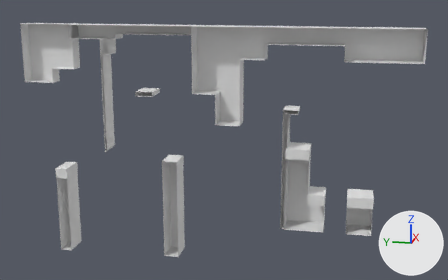
Two versions of the FBX model Assets/Nivel_3/Pantalla 13/Pantalla 13 Carton.fbx, one commit apart.
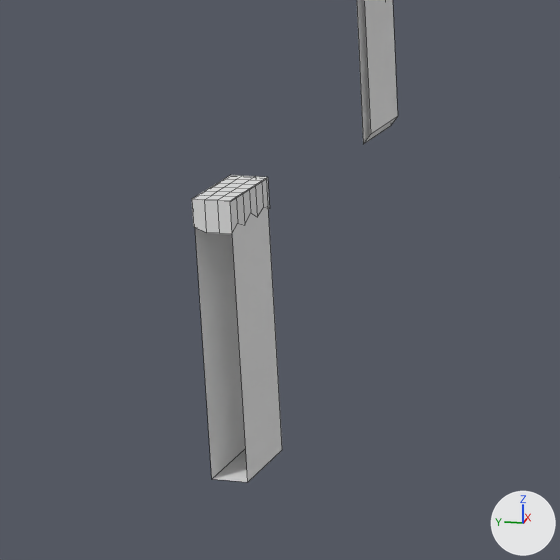
Old and new are each drawn whole from a 50 mm lens placed at (-133.0, -17.0, 52.0), pointed at (1.5, 9.9, 18.4) and again close up on the part from 0% to 36% of the width and 40% to 97% of the height. Arrows for +X, +Y and +Z are at lower right; the lights stay in place. The close-ups show mesh edges as thin lines. Where no turn or scale is listed for an object, it has been applied to the vertices.
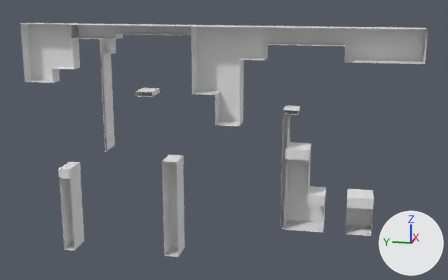
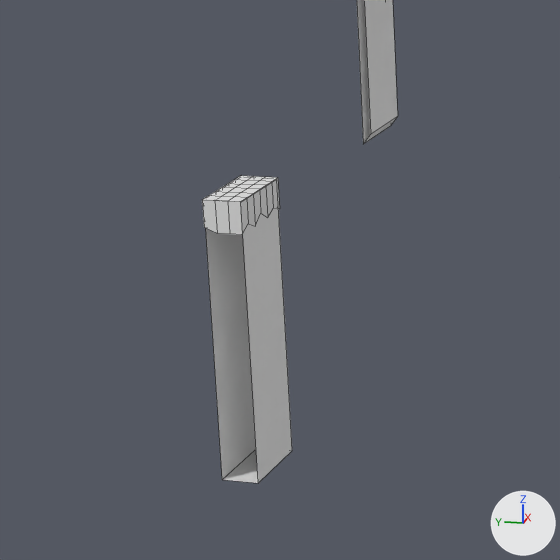
Location of each change, (x1, y1, x2, y2) in pixels of the close-ups (560 x 560 px):
'Cube (10)', reshaped
    before: (192, 0, 398, 482)
    after: (357, 0, 398, 144)
'Cube (10).001', added
    after: (202, 176, 292, 483)
    faces in mat_carton1: (206, 208, 292, 483)
    faces in mat_paper: (202, 176, 280, 235)
part 1 of me_cube__10, deleted
    before: (192, 175, 270, 234)
part 2 of me_cube__10, deleted
    before: (195, 208, 282, 482)

Diff of the bpy script that builds the scene:
```diff
--- a/Assets/Nivel_3/Pantalla 13/Pantalla 13 Carton.fbx.py
+++ b/Assets/Nivel_3/Pantalla 13/Pantalla 13 Carton.fbx.py
@@ me_cube__10 @@
 me_cube__10.from_pydata(...)  # 480 vertices, 370 faces; spans x -2.5..3.8, y -32.2..57.2, z -28.9..25.1
 # used by ob_cube__10; location = (0.0, 0.0, 18.82)
+# me_cube__10 part 1: the loose piece of 46 vertices spanning x -2.3..3.8, y 47.0..49.7, z -10.7..-8.3 is deleted
+# me_cube__10 part 2: the loose piece of 8 vertices spanning x -2.2..3.7, y 47.0..49.7, z -28.9..-8.4 is deleted
 me_cube__10.materials.append(mat_carton1)
@@ me_cube__10__001 @@
+me_cube__10__001.from_pydata(...)  # 54 vertices, 41 faces; spans x -2.3..3.8, y 47.0..49.7, z -28.9..-8.3
+# faces by material slot: [5, 36]
+me_cube__10__001.materials.append(mat_carton1)
+me_cube__10__001.materials.append(mat_paper)
@@ ob_cube__10__001 @@
+ob_cube__10__001 = bpy.data.objects.new('Cube (10).001', me_cube__10__001)
+ob_cube__10__001.location = (0.0, -0.77, 18.82)
```
